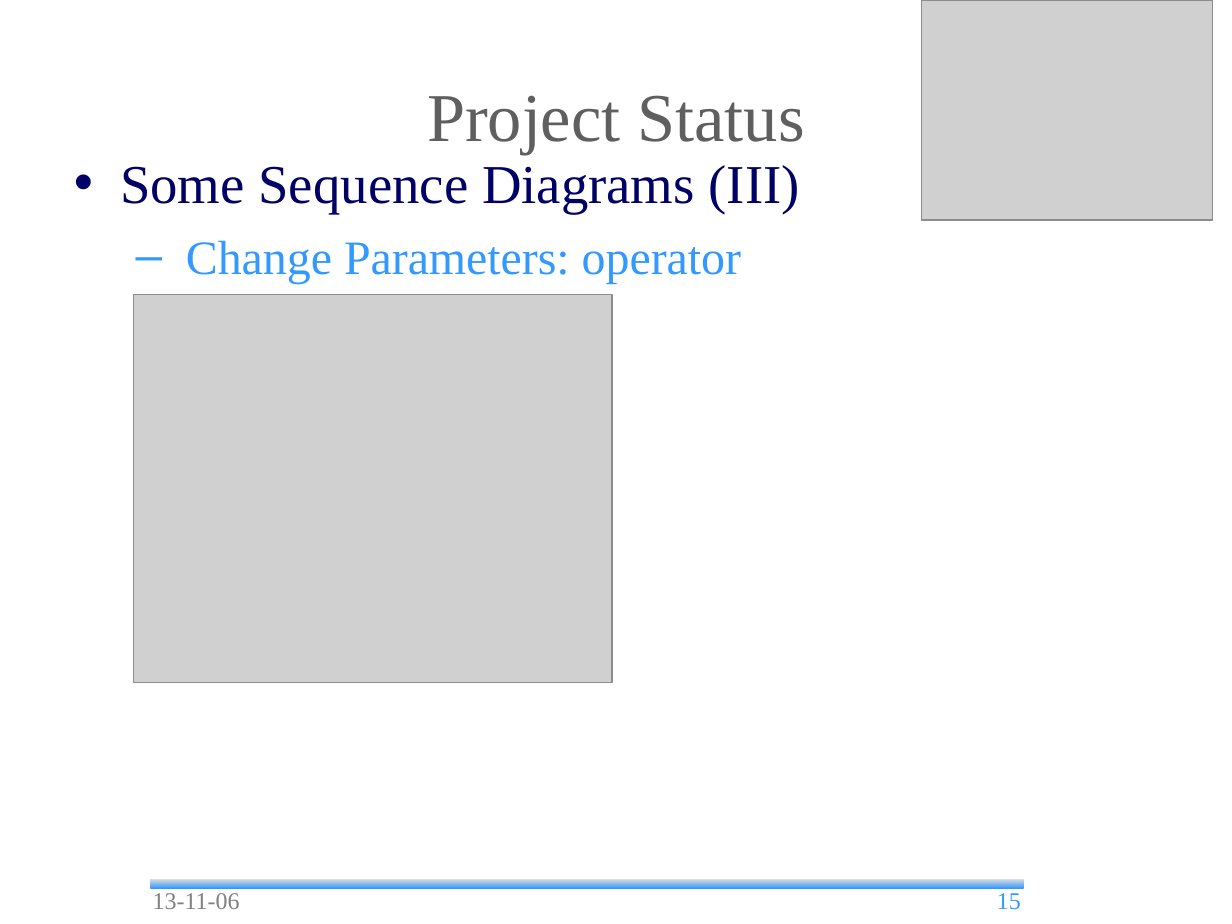
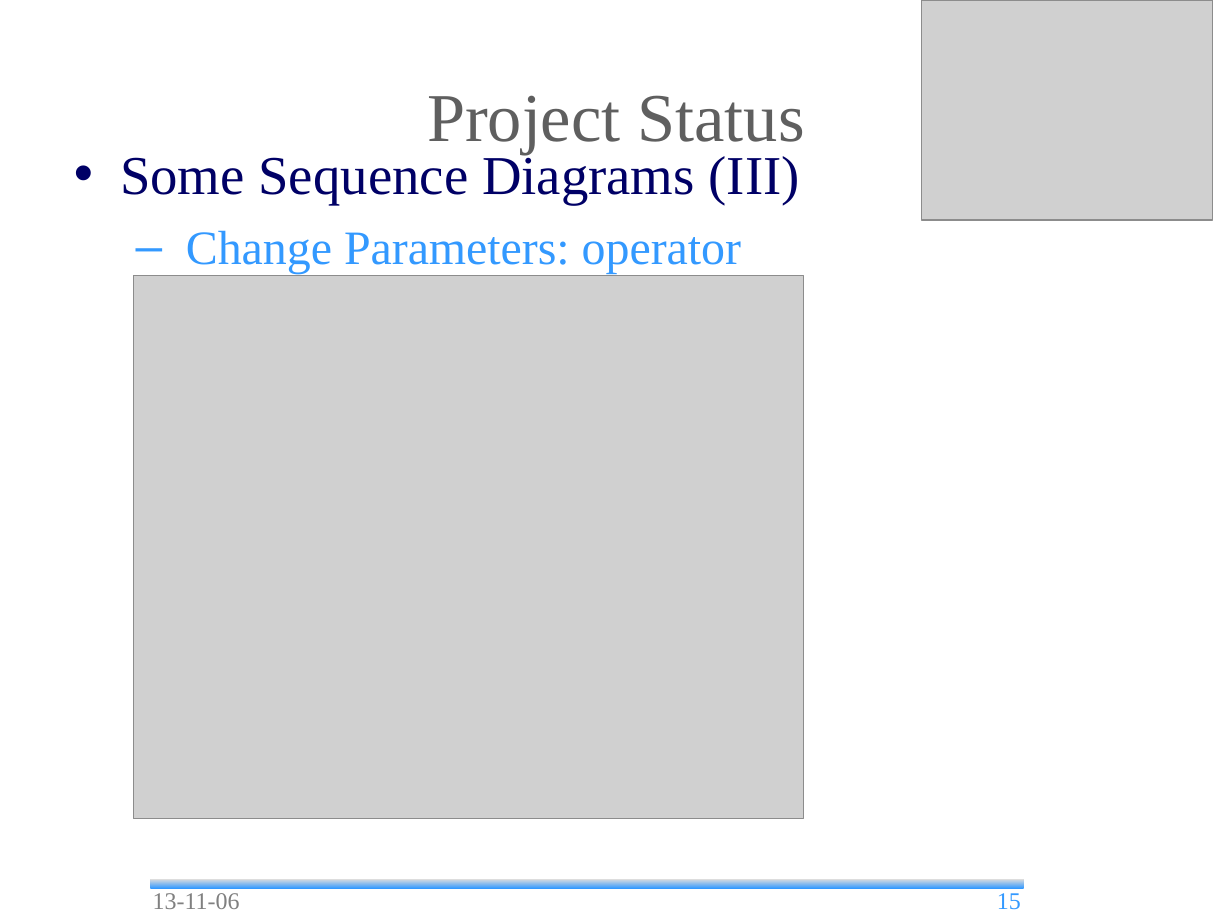
Before and after one commit to andrea-bottoli/DSD, a slide deck: slide 15 of Documentation/Presentation/13_45/Status_Report.odp. Drawn at 1232x924 pixels with LibreOffice and Linux fonts; fonts in the diff are those of the drawing; grey boxes stand for pictures; background and template pictures are left out. Boxes give left, top, right and bottom in pixels: in the first picture for what was removed or moved away, otherwise in the second. Text is boxed around its words. In the diff, an @@ line names an element or a change of style, - is before the commit and + after.

Commit message:
Updated Status Report (not final version)

```diff
--- a/Documentation/Presentation/13_45/Status_Report.odp
+++ b/Documentation/Presentation/13_45/Status_Report.odp
@@ text "Some Sequence Diagrams (III)" rewrapped from bbox=[120, 165, 800, 284] to bbox=[120, 151, 800, 274] @@
@@ picture: place and size @@
-picture at bbox=[133, 294, 612, 683]
+picture at bbox=[133, 276, 803, 819]
```
Also in this commit, not shown: 20 other slides changed, 2 slides added, 1 other file.
